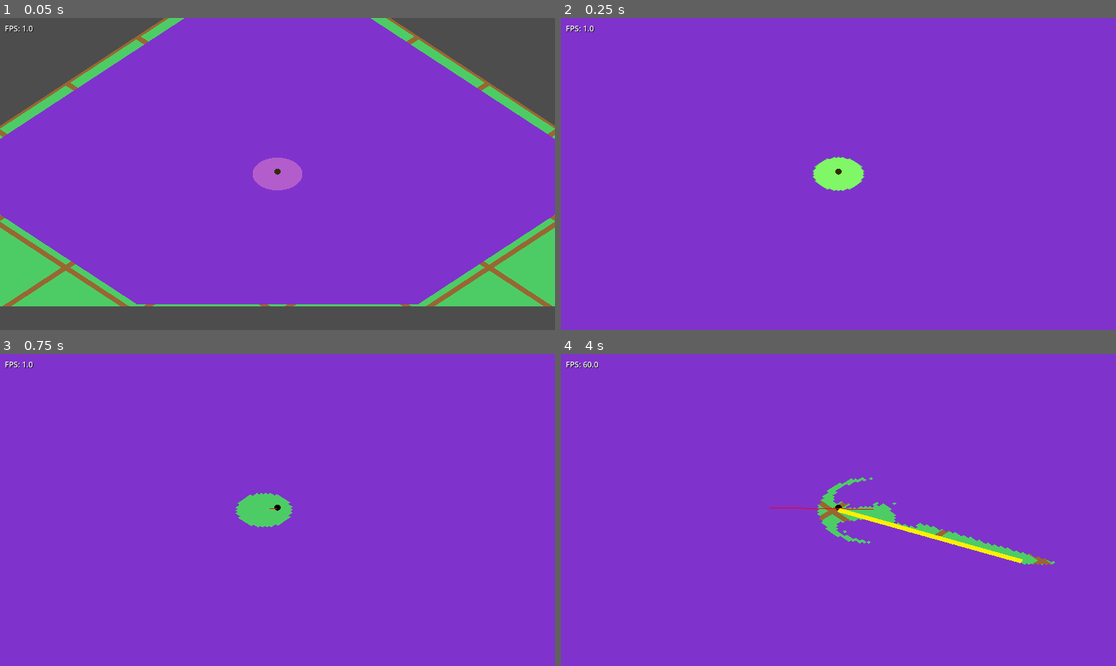
Above: before the commit, frames 1-4 (two rows, left to right).
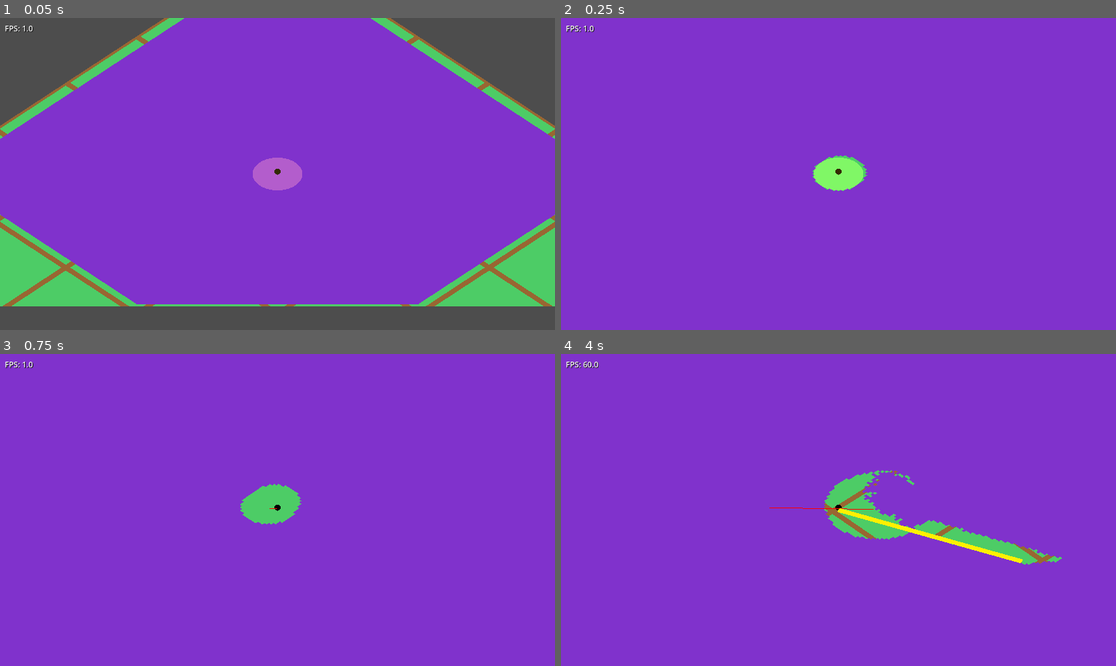
Above: after the commit, the same moments.

Repository: emersonh16/dastardlyfuck
Game: Godot game, scene res://scenes/test/test_miasma.tscn
Two runs of this game, one before a commit and one after it. Both use one fixed random seed, a clock stepped at 60 frames per second and the inputs below.
Inputs (mouse positions are in pixels of both pictures, inside the frame that each line leads up to):
- Up to frame 1 (0.05 s): no input
- Up to frame 2 (0.25 s): no input
- Up to frame 3 (0.75 s): tap Enter at 0.5 s; move the mouse to (399, 494) at 0.52 s; hold Right (ui_right) from 0.53 s (still down); tap 1 at 0.6 s; click (399, 494) at 0.67 s
- Up to frame 4 (4 s): release Right (ui_right) at 1.25 s; drag from (727, 525) to (810, 572) at 1.27 s; tap Space at 2 s; move the mouse to (894, 441) at 2.02 s; hold Right (ui_right) 2.03-2.75 s; tap 3 at 2.1 s; drag from (810, 572) to (672, 463) at 2.77 s; move the mouse to (1005, 556) at 3.52 s; hold Left (ui_left) from 3.53 s (still down); tap 5 at 3.6 s

Frame 1 is identical in both runs. In frame 2, less than 0.1% of the frame differs, in the area x 48-56%, y 44-53%; in frame 3, 0.4%; in frame 4, 1.9%, in the area x 46-91%, y 37-68%.

Commit message:
wind starting

Diff:
--- a/project.godot
+++ b/project.godot
@@ -19,3 +19,4 @@
 
 MiasmaManager="*res://scripts/managers/miasma_manager.gd"
 BeamManager="*res://scripts/managers/beam_manager.gd"
+WindManager="*res://scripts/managers/wind_manager.gd"
--- a/scripts/managers/miasma_manager.gd
+++ b/scripts/managers/miasma_manager.gd
@@ -22,8 +22,16 @@
 var viewport_tiles_z: int = 0
 var player_position: Vector3 = Vector3.ZERO
 
+# Wind advection offset (in tiles, can be fractional)
+# This represents how much the miasma coordinate system has drifted due to wind
+var wind_offset_x: float = 0.0
+var wind_offset_z: float = 0.0
+
 # Time tracking for regrowth
 var game_time: float = 0.0
+
+# Wind manager reference
+var wind_manager: Node = null
 
 # Regrowth settings
 const REGROW_DELAY: float = 1.0  # Seconds before cleared tiles can regrow
@@ -45,10 +53,21 @@
 
 func _ready():
 	print("MiasmaManager initialized (inverse model - track cleared tiles)")
+	wind_manager = get_node_or_null("/root/WindManager")
+	if wind_manager:
+		wind_manager.wind_changed.connect(_on_wind_changed)
 	call_deferred("_initialize_default")
 
 func _process(delta):
 	game_time += delta
+
+	# Apply wind advection (move miasma coordinate system)
+	if wind_manager and wind_manager.enabled:
+		var wind_vel = wind_manager.get_velocity()
+		# Convert velocity (tiles/sec) to offset delta
+		wind_offset_x += wind_vel.x * delta
+		wind_offset_z += wind_vel.y * delta  # Note: wind_vel.y is Z in world space
+
 	_process_regrowth()
 
 func _initialize_default():
@@ -89,9 +108,13 @@
 	var snapped_x = world_pos.x
 	var snapped_z = world_pos.z
 
-	# Convert to tile coordinates
+	# Convert to tile coordinates (world space)
 	var center_tile_x = int(snapped_x / MIASMA_TILE_SIZE)
 	var center_tile_z = int(snapped_z / MIASMA_TILE_SIZE)
+
+	# Convert to wind-relative coordinates (like reference: tx - S.fxTiles)
+	var fx_offset = int(wind_offset_x)
+	var fz_offset = int(wind_offset_z)
 	var radius_tiles = int(radius / MIASMA_TILE_SIZE) + 1
 	var radius_sq = radius * radius
 
@@ -114,7 +137,10 @@
 			var dist_sq = dxw * dxw + dzw * dzw
 
 			if dist_sq <= radius_sq:
-				var tile_pos = Vector2i(tx, tz)
+				# Convert to wind-relative coordinates for storage
+				var fx = tx - fx_offset
+				var fz = tz - fz_offset
+				var tile_pos = Vector2i(fx, fz)
 				# Only clear if not already cleared
 				if not cleared_tiles.has(tile_pos):
 					tiles_to_clear.append(tile_pos)
@@ -131,19 +157,35 @@
 	return cleared
 
 # Check if a tile is cleared (for rendering/sampling)
+# Takes world tile coordinates, converts to wind-relative for lookup
 func is_cleared(tile_x: int, tile_z: int) -> bool:
-	var tile_pos = Vector2i(tile_x, tile_z)
+	# Convert world tile coords to wind-relative coords
+	var fx_offset = int(wind_offset_x)
+	var fz_offset = int(wind_offset_z)
+	var fx = tile_x - fx_offset
+	var fz = tile_z - fz_offset
+	var tile_pos = Vector2i(fx, fz)
 	return cleared_tiles.has(tile_pos)
 
 # Get all cleared tiles in viewport area (for rendering)
+# Takes world tile coordinates, converts to wind-relative for lookup
 func get_cleared_tiles_in_area(center_tile_x: int, center_tile_z: int, half_x: int, half_z: int) -> Dictionary:
 	var result = {}
 
+	# Convert world tile coords to wind-relative coords
+	var fx_offset = int(wind_offset_x)
+	var fz_offset = int(wind_offset_z)
+
 	for x in range(center_tile_x - half_x, center_tile_x + half_x):
 		for z in range(center_tile_z - half_z, center_tile_z + half_z):
-			var tile_pos = Vector2i(x, z)
+			# Convert to wind-relative
+			var fx = x - fx_offset
+			var fz = z - fz_offset
+			var tile_pos = Vector2i(fx, fz)
 			if cleared_tiles.has(tile_pos):
-				result[tile_pos] = cleared_tiles[tile_pos]
+				# Store with world coordinates for renderer
+				var world_pos = Vector2i(x, z)
+				result[world_pos] = cleared_tiles[tile_pos]
 
 	return result
 
@@ -184,12 +226,17 @@
 func get_viewport_tiles() -> Vector2i:
 	return Vector2i(viewport_tiles_x, viewport_tiles_z)
 
+# Handle wind changes (signal callback)
+func _on_wind_changed(_velocity: Vector2):
+	# Wind changed - advection is applied in _process(), so no action needed here
+	pass
+
 # Process regrowth - called every frame
 func _process_regrowth():
 	if frontier.is_empty():
 		return
 
-	# Calculate viewport bounds in tile space
+	# Calculate viewport bounds in tile space (world coordinates)
 	var player_tile_x = int(player_position.x / MIASMA_TILE_SIZE)
 	var player_tile_z = int(player_position.z / MIASMA_TILE_SIZE)
 
@@ -199,6 +246,10 @@
 	var base_tx = player_tile_x - view_cols / 2
 	var base_tz = player_tile_z - view_rows / 2
 
+	# Convert to wind-relative coordinates for frontier checks
+	var fx_offset = int(wind_offset_x)
+	var fz_offset = int(wind_offset_z)
+
 	# Keep area (viewport + small padding)
 	var keep_left = base_tx - PAD
 	var keep_top = base_tz - PAD
@@ -225,6 +276,7 @@
 
 	# Scan frontier for regrowth candidates
 	# Match reference logic order: check boundary first, then area, then timing
+	# Frontier stores wind-relative coordinates
 	var frontier_keys = frontier.keys()
 	for tile_pos in frontier_keys:
 		if budget <= 0 or scanned >= MAX_REGROW_SCAN_PER_FRAME:
@@ -232,15 +284,18 @@
 		scanned += 1
 
 		# Get time_cleared (cache the lookup)
+		# tile_pos is in wind-relative coordinates
 		var time_cleared = cleared_tiles.get(tile_pos)
 		if time_cleared == null:
 			# Tile no longer cleared - remove from frontier
 			frontier.erase(tile_pos)
 			continue
 
-		# Get world tile coordinates (in our system, frontier uses world coords directly)
-		var tx = tile_pos.x
-		var tz = tile_pos.y
+		# Convert wind-relative coords to world coords for bounds checking
+		var fx = tile_pos.x
+		var fz = tile_pos.y
+		var tx = fx + fx_offset
+		var tz = fz + fz_offset
 
 		# Forget tiles far from viewport (check first, like reference)
 		if tx < forget_left or tx >= forget_right or tz < forget_top or tz >= forget_bottom:
--- /dev/null
+++ b/scripts/managers/wind_manager.gd
@@ -0,0 +1,71 @@
+extends Node
+
+# WindManager - Autoload singleton
+# Simple global wind system: direction + speed
+# Provides velocity for miasma advection
+
+# Wind state
+var enabled: bool = true
+var direction_degrees: float = 270.0  # 0 = East, 90 = North, 270 = West
+var speed_tiles_per_sec: float = 8.0  # Tiles per second
+
+# Max wind strength (clamp)
+const MAX_SPEED: float = 256.0
+
+# Signal for wind changes
+signal wind_changed(velocity: Vector2)
+
+func _ready():
+	print("WindManager initialized")
+
+# Get current wind velocity in tiles per second (Vector2: x, z)
+# Returns Vector2(vx, vz) in world space
+func get_velocity() -> Vector2:
+	if not enabled:
+		return Vector2.ZERO
+
+	var dir_rad = deg_to_rad(direction_degrees)
+	var vx = cos(dir_rad) * speed_tiles_per_sec
+	var vz = sin(dir_rad) * speed_tiles_per_sec
+
+	# Clamp to max speed
+	var magnitude = Vector2(vx, vz).length()
+	if magnitude > MAX_SPEED:
+		var scale = MAX_SPEED / magnitude
+		vx *= scale
+		vz *= scale
+
+	return Vector2(vx, vz)
+
+# Set wind direction (degrees: 0 = East, 90 = North, 270 = West)
+func set_direction(degrees: float):
+	direction_degrees = fmod(degrees, 360.0)
+	if direction_degrees < 0:
+		direction_degrees += 360.0
+	wind_changed.emit(get_velocity())
+
+# Set wind speed (tiles per second)
+func set_speed(speed: float):
+	speed_tiles_per_sec = clamp(speed, 0.0, MAX_SPEED)
+	wind_changed.emit(get_velocity())
+
+# Set both direction and speed
+func set_wind(direction: float, speed: float):
+	set_direction(direction)
+	set_speed(speed)
+
+# Toggle wind on/off
+func set_enabled(e: bool):
+	enabled = e
+	wind_changed.emit(get_velocity())
+
+# Get current wind state (for dev HUD)
+func get_state() -> Dictionary:
+	var vel = get_velocity()
+	return {
+		"enabled": enabled,
+		"direction_degrees": direction_degrees,
+		"speed_tiles_per_sec": speed_tiles_per_sec,
+		"velocity": vel,
+		"magnitude": vel.length()
+	}
Not shown, added: scripts/managers/wind_manager.gd.uid
